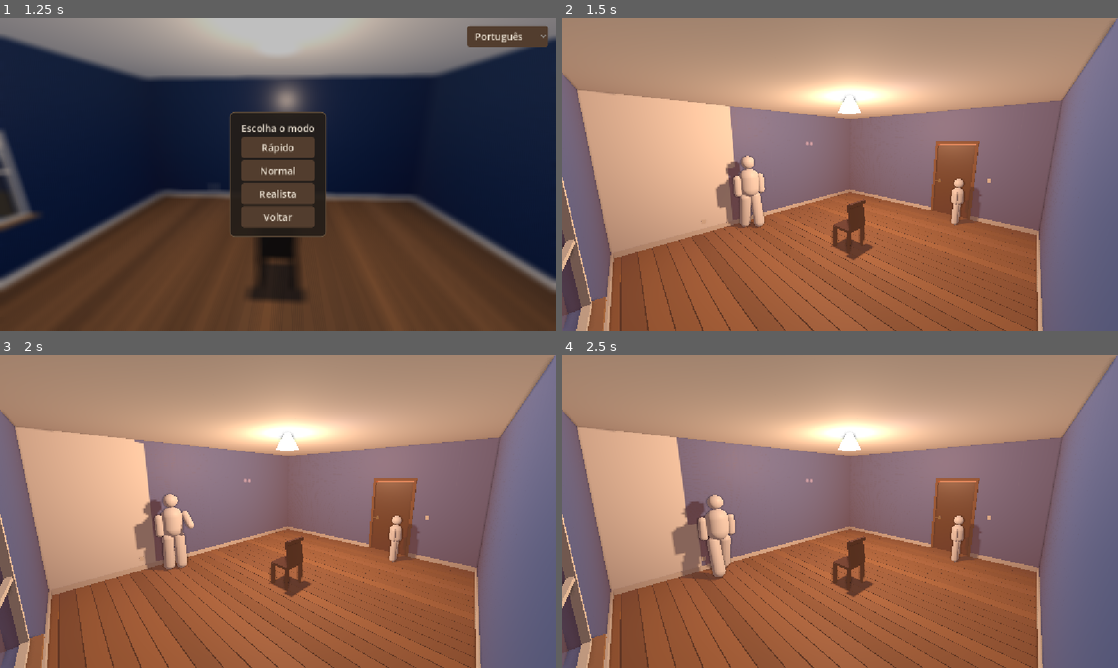
Above: before the commit, frames 1-4 (two rows, left to right).
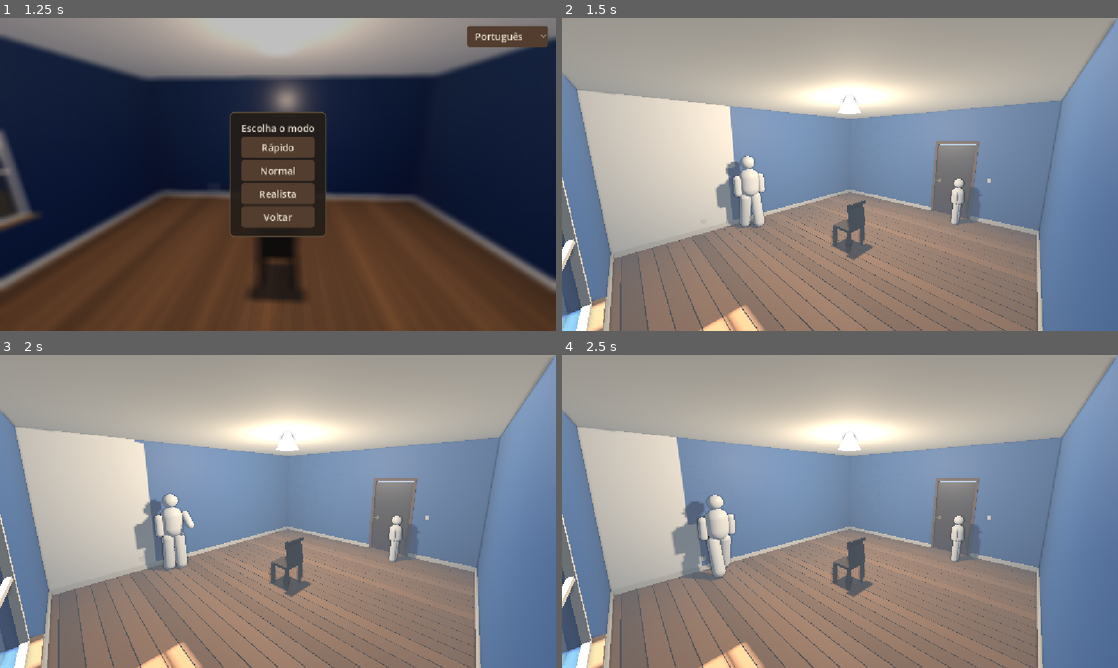
Above: after the commit, the same moments.

Repository: CaioLeonardoSch/watching-paint-dry
Game: Godot game, scene res://scenes/menu_principal.tscn
Two runs of this game, one before a commit and one after it. Both use one fixed random seed, a clock stepped at 60 frames per second and the inputs below.
Inputs (mouse positions are in pixels of both pictures, inside the frame that each line leads up to):
- Up to frame 1 (1.25 s): click "Jogar" at 0.5 s
- Up to frame 2 (1.5 s): click "Rápido" at 1.25 s
- Up to frame 3 (2 s): no input
- Up to frame 4 (2.5 s): move the mouse to (962, 495) at 2.02 s

Frame 1 is identical in both runs. In frame 2, 100% of the frame differs, in the area x 0-100%, y 0-100%; in frame 3, 100%; in frame 4, 100%.

Commit message:
refactor: remove ciclo de dia e noite, luz fixa de meio da tarde

Diff:
--- a/scenes/quarto.tscn
+++ b/scenes/quarto.tscn
@@ -2,7 +2,7 @@
 
 [ext_resource type="Script" uid="uid://d3yk1dyid6fkn" path="res://scripts/inicializar_quarto.gd" id="1_init"]
 [ext_resource type="Script" uid="uid://bjpbgoqjrk81g" path="res://scripts/camera_cadeira.gd" id="2_cam"]
-[ext_resource type="Script" uid="uid://b6vgly7k0uohb" path="res://scripts/ciclo_dia_noite.gd" id="3_sol"]
+[ext_resource type="Script" path="res://scripts/ambiente_dia.gd" id="3_sol"]
 [ext_resource type="PackedScene" path="res://scenes/tio.tscn" id="5_tio"]
 [ext_resource type="PackedScene" path="res://scenes/garotinha.tscn" id="6_garotinha"]
 [ext_resource type="Script" path="res://scripts/ciclo_pintura.gd" id="7_ciclo"]
@@ -42,29 +42,17 @@
 environment = SubResource("Environment_wt0rd")
 
 [node name="Sol" type="DirectionalLight3D" parent="." unique_id=637477824 unique_name_in_owner=true]
-transform = Transform3D(0.866025, -0.433013, 0.25, 0, 0.5, 0.866025, -0.5, -0.75, 0.433013, 0, 8, 0)
-light_energy = 1.5
+transform = Transform3D(1, 0, 0, 0, 1, 0, 0, 0, 1, 0, 8, 0)
 shadow_enabled = true
 script = ExtResource("3_sol")
-duracao_dia_segundos = 10.0
-
-[node name="Lua" type="DirectionalLight3D" parent="." unique_id=2010000009]
-transform = Transform3D(0.866025, -0.433013, 0.25, 0, 0.5, 0.866025, -0.5, -0.75, 0.433013, 0, 8, 0)
-shadow_enabled = false
 
 [node name="LuzJanela" type="AreaLight3D" parent="." unique_id=2010000020 unique_name_in_owner=true]
 transform = Transform3D(0, 0, 1, 0, 1, 0, -1, 0, 0, -3.42, 1.4, 0)
 light_color = Color(0.95, 0.93, 0.88, 1)
-light_energy = 1.6
+light_energy = 1.9
 shadow_enabled = true
 area_size = Vector2(2.0, 1.2)
 area_range = 7.0
-
-[node name="LuzNoite" type="OmniLight3D" parent="." unique_id=1615089129]
-transform = Transform3D(1, 0, 0, 0, 1, 0, 0, 0, 1, 0, 2.5, 0)
-light_color = Color(0.3, 0.35, 0.6, 1)
-light_energy = 0.08
-omni_range = 12.0
 
 [node name="Lampada" type="MeshInstance3D" parent="." unique_id=2010000001]
 transform = Transform3D(1, 0, 0, 0, 1, 0, 0, 0, 1, 0, 2.85, -1)
--- /dev/null
+++ b/scripts/ambiente_dia.gd
@@ -0,0 +1,107 @@
+extends DirectionalLight3D
+
+# ─────────────────────────────────────────────
+#  AMBIENTE DE DIA — luz fixa, sem ciclo
+#
+#  Substitui o antigo ciclo_dia_noite.gd. O ciclo girava sol e lua e
+#  interpolava cor de luz, céu, ambiente e névoa ao longo do dia; na prática
+#  atrapalhava mais do que ajudava, porque o jogo é de observar uma parede
+#  secar devagar e a luz mudando por baixo competia com a única coisa que
+#  deveria estar mudando. Amanhecer e entardecer eram os piores: tingiam o
+#  quarto inteiro de laranja bem no meio da observação.
+#
+#  Agora é sempre meio da tarde: sol alto o bastante pra ser dia claro, com
+#  inclinação suficiente pra entrar pela janela e desenhar sombra legível.
+#  Configura tudo uma vez em _ready() e não roda _process — nada aqui muda
+#  depois, de propósito.
+# ─────────────────────────────────────────────
+
+## Direção do sol. Vem de oeste (onde está a janela), 52° acima do horizonte:
+## alto o suficiente pra não ter cara de fim de tarde, inclinado o suficiente
+## pra luz entrar pelo vão em vez de bater no telhado.
+const ELEVACAO_GRAUS: float = -52.0
+const AZIMUTE_GRAUS: float = -90.0
+
+const COR_SOL: Color = Color(1.0, 0.97, 0.90)
+const ENERGIA_SOL: float = 1.4
+
+## Céu de dia limpo. O horizonte é mais claro e leitoso que o zênite — é o que
+## dá leitura de "céu" em vez de gradiente azul chapado.
+const COR_ZENITE: Color = Color(0.38, 0.55, 0.82)
+const COR_HORIZONTE: Color = Color(0.74, 0.82, 0.90)
+
+## Ambiente DESSATURADO de propósito: incide em tudo por igual, inclusive nas
+## faces internas do quarto. Usar a cor cheia do céu pinta o cômodo todo de
+## azul, do mesmo jeito que a cor do pôr do sol o pintava de laranja.
+const COR_AMBIENTE: Color = Color(0.80, 0.83, 0.88)
+const ENERGIA_AMBIENTE: float = 0.24
+
+# Caminho relativo, não %NomeUnico — nome único já resolveu pra null sem
+# motivo claro neste projeto antes (ver convenção no PROJETO.md).
+@onready var _world_env: WorldEnvironment = $"../WorldEnvironment"
+
+
+func _ready() -> void:
+	set_process(false)  # nada aqui é animado
+
+	rotation_degrees = Vector3(ELEVACAO_GRAUS, AZIMUTE_GRAUS, 0.0)
+	light_color  = COR_SOL
+	light_energy = ENERGIA_SOL
+
+	_configurar_ceu()
+	_configurar_ambiente()
+
+
+func _configurar_ceu() -> void:
+	if _world_env == null or _world_env.environment == null:
+		return
+	var ceu := _world_env.environment.sky
+	if ceu == null:
+		return
+	var material := ceu.sky_material as ProceduralSkyMaterial
+	if material == null:
+		return
+
+	material.sky_top_color        = COR_ZENITE
+	material.sky_horizon_color    = COR_HORIZONTE
+	material.ground_horizon_color = COR_HORIZONTE * 0.6
+	material.ground_bottom_color  = COR_ZENITE * 0.4
+	material.sky_cover            = _criar_textura_nuvens()
+	material.sky_cover_modulate   = Color(1.0, 1.0, 1.0)
+
+
+func _configurar_ambiente() -> void:
+	if _world_env == null or _world_env.environment == null:
+		return
+	var env := _world_env.environment
+	env.ambient_light_color  = COR_AMBIENTE
+	env.ambient_light_energy = ENERGIA_AMBIENTE
+	# A névoa é o céu visto lá fora, então mantém a cor cheia do horizonte.
+	env.fog_light_color = COR_HORIZONTE
+
+
+## Nuvens do céu. Diferente do MateriaisProcedurais.criar_textura_ruido (que dá
+## uma textura RGB opaca, boa pra variar tom de parede/chão), aqui a nuvem
+## precisa de alfa variando com o ruído — pedaços de céu limpo (transparente) e
+## blobs de nuvem (opacos), não um tingimento uniforme. Já foi tentado sem o
+## alfa variando e o resultado é um véu chapado, não nuvem.
+func _criar_textura_nuvens() -> NoiseTexture2D:
+	var ruido := FastNoiseLite.new()
+	ruido.noise_type = FastNoiseLite.TYPE_SIMPLEX
+	ruido.frequency  = 0.004
+	ruido.fractal_octaves = 4
+
+	var textura := NoiseTexture2D.new()
+	textura.noise  = ruido
+	textura.width  = 512
+	textura.height = 256
+	textura.seamless = true
+
+	var rampa := Gradient.new()
+	rampa.set_offset(0, 0.42)
+	rampa.set_color(0, Color(1, 1, 1, 0.0))
+	rampa.set_offset(1, 0.72)
+	rampa.set_color(1, Color(1, 1, 1, 0.85))
+	textura.color_ramp = rampa
+
+	return textura
--- a/scripts/cenario_externo.gd
+++ b/scripts/cenario_externo.gd
@@ -19,7 +19,7 @@
 
 ## Alcance do jardim em X, além da parede — bem maior que o necessário pro
 ## enquadramento perto da janela, pra empurrar a borda do plano pra dentro
-## da névoa (ver quarto.tscn::Environment e ciclo_dia_noite.gd::_atualizar_luz).
+## da névoa (ver quarto.tscn::Environment e ambiente_dia.gd).
 const ALCANCE_JARDIM: float = 220.0
 
 
--- a/scripts/ciclo_dia_noite.gd
+++ /dev/null
@@ -1,212 +0,0 @@
-extends DirectionalLight3D
-
-# ─────────────────────────────────────────────
-#  CICLO DE DIA E NOITE
-#
-#  Este script vai no nó DirectionalLight3D que representa o sol.
-#  Ele gira o sol (e a lua) ao longo do dia, muda cor/intensidade da luz e
-#  do céu, usando Gradients montados em código (sem sub_resource no .tscn,
-#  mesmo padrão do resto do projeto — tudo procedural em _ready()).
-# ─────────────────────────────────────────────
-
-# Duração de um dia completo em segundos (300 = 5 minutos de jogo = 1 dia)
-@export var duracao_dia_segundos: float = 300.0
-
-# Hora inicial do dia (0.0 = meia-noite, 0.5 = meio-dia, 0.25 = 6h da manhã)
-@export var hora_inicial: float = 0.25
-
-# Tempo acumulado interno (começa na hora_inicial convertida em segundos)
-var _tempo: float = 0.0
-
-var _gradiente_luz: Gradient
-var _gradiente_ceu_horizonte: Gradient
-var _gradiente_ceu_zenite: Gradient
-var _sky_material: ProceduralSkyMaterial
-
-# Referência ao WorldEnvironment para trocar o sky ao longo do dia.
-# Caminho relativo, não %NomeUnico — nome único já resolveu pra null sem
-# motivo claro neste projeto antes (ver convenção em CLAUDE.md).
-@onready var _world_env: WorldEnvironment = $"../WorldEnvironment"
-@onready var _lua: DirectionalLight3D      = $"../Lua"
-
-## Luz de área no vão da janela. É ela que faz o papel de "o céu entra por
-## aqui": dá penumbra macia que direcional nenhuma dá, e permite baixar o sol
-## direto — que estourava a cor da parede e desenhava um retângulo de borda
-## dura, mais parecendo um decalque que luz.
-@onready var _luz_janela: Light3D = $"../LuzJanela"
-
-
-func _ready() -> void:
-	# Autoconfigura a partir do modo de jogo ativo — o valor no .tscn é só um
-	# default de Inspector, não é mais autoridade (ver estado_jogo.gd)
-	duracao_dia_segundos = EstadoJogo.duracao_dia_atual()
-
-	_tempo = hora_inicial * duracao_dia_segundos
-	_montar_gradientes()
-
-	if _world_env and _world_env.environment and _world_env.environment.sky:
-		_sky_material = _world_env.environment.sky.sky_material as ProceduralSkyMaterial
-		if _sky_material:
-			_sky_material.sky_cover = _criar_textura_nuvens()
-
-	_atualizar_luz()
-
-
-## Nuvens do céu. Diferente do MateriaisProcedurais.criar_textura_ruido (que dá
-## uma textura RGB opaca, boa pra variar tom de parede/chão), aqui a nuvem
-## precisa de alfa variando com o ruído — pedaços de céu limpo (transparente)
-## e blobs de nuvem (opacos), não um tingimento uniforme.
-func _criar_textura_nuvens() -> NoiseTexture2D:
-	var ruido := FastNoiseLite.new()
-	ruido.noise_type      = FastNoiseLite.TYPE_PERLIN
-	ruido.frequency       = 0.015
-	ruido.fractal_octaves = 4
-
-	var rampa := Gradient.new()
-	rampa.set_offsets(PackedFloat32Array([0.0, 0.55, 0.7, 1.0]))
-	rampa.set_colors(PackedColorArray([
-		Color(1, 1, 1, 0.0),  # céu limpo
-		Color(1, 1, 1, 0.0),
-		Color(1, 1, 1, 0.7),  # borda da nuvem
-		Color(1, 1, 1, 1.0),  # centro denso
-	]))
-
-	var textura := NoiseTexture2D.new()
-	textura.width      = 1024
-	textura.height     = 512
-	textura.seamless   = true
-	textura.color_ramp = rampa
-	textura.noise      = ruido
-	return textura
-
-
-func _process(delta: float) -> void:
-	# Avança o tempo e faz loop quando chega em 1 dia completo
-	_tempo += delta
-	if _tempo >= duracao_dia_segundos:
-		_tempo -= duracao_dia_segundos
-
-	_atualizar_luz()
-
-
-## Paradas mais densas perto do nascer/pôr do sol, achatadas no meio-dia e
-## na meia-noite — dá uma transição rápida e "bonita" sem precisar de mais
-## matemática de easing. Tudo espelhado em torno de fracao_dia=0.5 (meio-dia).
-func _montar_gradientes() -> void:
-	_gradiente_luz = Gradient.new()
-	_gradiente_luz.set_offsets(PackedFloat32Array([
-		0.0, 0.20, 0.235, 0.27, 0.32, 0.5, 0.68, 0.73, 0.765, 0.80, 1.0,
-	]))
-	_gradiente_luz.set_colors(PackedColorArray([
-		Color(0.05, 0.05, 0.15),  # 0.00 noite
-		Color(0.15, 0.12, 0.35),  # 0.20 crepúsculo índigo (antes do amanhecer)
-		Color(1.00, 0.35, 0.15),  # 0.235 nascer do sol, laranja-avermelhado
-		Color(1.00, 0.75, 0.45),  # 0.27 hora dourada
-		Color(1.00, 0.95, 0.85),  # 0.32 manhã morna
-		Color(1.00, 0.98, 0.95),  # 0.50 meio-dia, branco-azulado neutro
-		Color(1.00, 0.95, 0.85),  # 0.68 tarde morna
-		Color(1.00, 0.75, 0.45),  # 0.73 hora dourada (entardecer)
-		Color(1.00, 0.35, 0.15),  # 0.765 pôr do sol
-		Color(0.15, 0.12, 0.35),  # 0.80 crepúsculo índigo (depois do pôr do sol)
-		Color(0.05, 0.05, 0.15),  # 1.00 noite (mesma cor de 0.0, fecha o loop)
-	]))
-
-	_gradiente_ceu_horizonte = Gradient.new()
-	_gradiente_ceu_horizonte.set_offsets(_gradiente_luz.offsets)
-	_gradiente_ceu_horizonte.set_colors(PackedColorArray([
-		Color(0.02, 0.02, 0.06),
-		Color(0.20, 0.14, 0.32),
-		Color(0.85, 0.45, 0.30),
-		Color(0.95, 0.65, 0.45),
-		Color(0.80, 0.85, 0.92),
-		Color(0.75, 0.85, 0.95),
-		Color(0.80, 0.85, 0.92),
-		Color(0.95, 0.65, 0.45),
-		Color(0.85, 0.45, 0.30),
-		Color(0.20, 0.14, 0.32),
-		Color(0.02, 0.02, 0.06),
-	]))
-
-	_gradiente_ceu_zenite = Gradient.new()
-	_gradiente_ceu_zenite.set_offsets(_gradiente_luz.offsets)
-	_gradiente_ceu_zenite.set_colors(PackedColorArray([
-		Color(0.01, 0.01, 0.03),
-		Color(0.08, 0.08, 0.20),
-		Color(0.25, 0.30, 0.55),
-		Color(0.20, 0.35, 0.65),
-		Color(0.30, 0.50, 0.80),
-		Color(0.25, 0.45, 0.78),
-		Color(0.30, 0.50, 0.80),
-		Color(0.20, 0.35, 0.65),
-		Color(0.25, 0.30, 0.55),
-		Color(0.08, 0.08, 0.20),
-		Color(0.01, 0.01, 0.03),
-	]))
-
-
-func _atualizar_luz() -> void:
-	# fração_dia vai de 0.0 (meia-noite) a 1.0 (próxima meia-noite)
-	var fracao_dia: float = _tempo / duracao_dia_segundos
-
-	# ── Rotação do sol e da lua ─────────────────────────────────
-	# O sol percorre 360° num dia. 0° = meia-noite (abaixo do horizonte),
-	# 90° (0.25) = nascer do sol, 180° (0.5) = meio-dia, 270° = pôr do sol.
-	# A lua fica sempre no lado oposto do céu — nasce quando o sol se põe.
-	var angulo_solar: float = fracao_dia * 360.0 - 90.0
-	rotation_degrees.x = angulo_solar
-	rotation_degrees.z = -30.0
-
-	if _lua:
-		_lua.rotation_degrees.x = angulo_solar + 180.0
-		_lua.rotation_degrees.z = -30.0
-
-	# ── Intensidade da luz ──────────────────────────────────────
-	# sin(ângulo) > 0 quando o astro está acima do horizonte.
-	var altura_solar: float = sin(deg_to_rad(angulo_solar + 90.0))
-	# Mais fraco que antes (era 2.5): o sol direto lavava a cor da parede onde
-	# entrava pela janela. Agora quem carrega a luz de dia é a AreaLight3D do
-	# vão, e o direcional só desenha o recorte.
-	light_energy = max(0.0, altura_solar) * 1.4
-
-	if _lua:
-		var altura_lunar: float = -altura_solar
-		_lua.light_energy = max(0.0, altura_lunar) * 0.4
-		_lua.light_color  = Color(0.6, 0.65, 0.85)
-
-	# A janela acompanha o dia, mas com cor bem menos saturada que o céu: o que
-	# entra num cômodo é luz rebatida, não o disco do sol.
-	if _luz_janela:
-		_luz_janela.light_energy = clampf(max(0.0, altura_solar) * 2.2 + 0.12, 0.12, 2.2)
-
-	# ── Cor da luz e do céu (temperatura de cor) ───────────────
-	light_color = _gradiente_luz.sample(fracao_dia)
-	var cor_horizonte: Color = _gradiente_ceu_horizonte.sample(fracao_dia)
-	var cor_zenite: Color    = _gradiente_ceu_zenite.sample(fracao_dia)
-
-	if _sky_material:
-		_sky_material.sky_horizon_color    = cor_horizonte
-		_sky_material.sky_top_color        = cor_zenite
-		_sky_material.ground_horizon_color = cor_horizonte * 0.5
-		_sky_material.ground_bottom_color  = cor_zenite * 0.3
-		# Nuvens seguem a mesma temperatura de cor do horizonte — ficam
-		# alaranjadas no crepúsculo, escuras à noite, neutras de dia
-		_sky_material.sky_cover_modulate = cor_horizonte
-
-	# ── Luz ambiente e névoa (simulam céu e reflexo) ───────────
-	# Mesmo à noite, há um pouco de luz da lua/estrelas. A névoa acompanha a
-	# mesma temperatura do horizonte — sem isso ficaria cinza fixo enquanto
-	# o céu muda de cor ao longo do dia.
-	if _world_env and _world_env.environment:
-		var env := _world_env.environment
-		var brilho_ambiente: float = clamp(altura_solar * 0.22 + 0.03, 0.03, 0.22)
-		env.ambient_light_energy = brilho_ambiente
-		# A ambiente é DESSATURADA de propósito. Ela incide em tudo por igual,
-		# inclusive nas faces internas do quarto — usar a cor crua do horizonte
-		# deixava o quarto inteiro laranja no fim da tarde, como se o pôr do sol
-		# atravessasse as paredes. Luz de céu que entra por uma janela chega
-		# rebatida e bem mais neutra que o céu em si.
-		env.ambient_light_color = cor_horizonte.lerp(Color(0.82, 0.84, 0.88), 0.72)
-		if _luz_janela:
-			_luz_janela.light_color = cor_horizonte.lerp(Color(0.94, 0.95, 0.97), 0.55)
-		# A névoa é o céu de verdade, vista lá fora — essa mantém a cor cheia.
-		env.fog_light_color = cor_horizonte
--- a/scripts/ciclo_pintura.gd
+++ b/scripts/ciclo_pintura.gd
@@ -5,12 +5,12 @@
 #
 #  O tio dá uma VOLTA COMPLETA no quarto, sempre no mesmo sentido: da direita
 #  para a esquerda do ponto de vista da garotinha sentada (ela olha pro norte),
-#  ou seja Leste, Norte, Oeste, Sul. Ele pinta ANDANDO — a frente de tinta no
-#  shader avança junto com ele, então a cor nova vai cobrindo a antiga aos
-#  poucos e cada trecho já começa a secar assim que o rolo passa.
+#  ou seja Leste, Norte, Oeste, Sul. Ele pinta ANDANDO — o rolo (trajeto_rolo.gd)
+#  vai carimbando a máscara da parede enquanto ele caminha, então cada trecho já
+#  começa a secar assim que o rolo passa.
 #
-#  - ABERTURA: o tio já pintou 3 paredes antes do jogador chegar (cada uma um
-#    pouco mais seca que a seguinte) e está terminando a última (Sul) em cena.
+#  - ABERTURA: o tio já pintou 3 paredes antes do jogador chegar (num escalonamento
+#    curto de secagem entre elas) e está terminando a última (Norte) em cena.
 #  - Demãos seguintes: circuito completo, uma parede de cada vez.
 #  - Depois da 3ª demão: pergunta se gostou. Trocar de cor recomeça o ciclo,
 #    também com o tio dando a volta (o jogador está vendo, não pode teleportar
@@ -95,7 +95,6 @@
 @onready var _garotinha: Garotinha          = $"../Garotinha"
 @onready var _camera_cadeira: CameraCadeira = $"../Camera3D"
 @onready var _camera_cutscene: Camera3D     = $"../CameraCutscene"
-@onready var _sol: Node3D                   = $"../Sol"
 @onready var _dialogo: DialogoPintura       = $"../DialogoPintura"
 @onready var _porta: Porta                  = $"../Porta"
 
@@ -150,7 +149,6 @@
 	_tio.hide()
 	_garotinha.hide()
 	_camera_cadeira.ativar()
-	_sol.set_process(true)
 
 	cor_atual   = _carregar_cor(EstadoJogo.dados.cor_atual_nome)
 	demao_atual = EstadoJogo.dados.demao_atual
@@ -169,7 +167,6 @@
 func _sequencia_abertura() -> void:
 	estado = Estado.INTRO
 	_camera_cutscene.look_at(PONTO_OLHAR_CUTSCENE, Vector3.UP)
-	_sol.set_process(false)  # dia/noite pausado durante a cutscene, pra não "piscar" rápido demais
 
 	# As outras 3 paredes já foram pintadas antes do jogador chegar. Carimba de
 	# uma vez (sem animar) pra elas terem a marca de rolo de verdade, não cor
@@ -208,7 +205,6 @@
 	await _tio.ir_ate(PONTO_PERTO_CADEIRA_TIO, 2.5)
 	await _garotinha_entra_e_senta()
 	_camera_cadeira.ativar()
-	_sol.set_process(true)
 	await _tio_sai()
 
 	estado = Estado.SECANDO
--- a/scripts/estado_jogo.gd
+++ b/scripts/estado_jogo.gd
@@ -64,10 +64,6 @@
 	return ModoJogo.TEMPO_SECAGEM[modo_atual]
 
 
-func duracao_dia_atual() -> float:
-	return ModoJogo.DURACAO_DIA[modo_atual]
-
-
 ## Checkpoint — só chamado depois que uma demão seca de verdade, nunca no
 ## meio da animação (ver ciclo_pintura.gd).
 func salvar_progresso_pintura(nome_cor: String, demao: int) -> void:
--- a/scripts/menu_pausa.gd
+++ b/scripts/menu_pausa.gd
@@ -4,7 +4,7 @@
 #  MENU DE PAUSA — ESC durante o jogo
 #
 #  Pausa de verdade (get_tree().paused) — Tweens e _process de
-#  tio.gd/tinta_secando.gd/ciclo_dia_noite.gd já param sozinhos com a árvore
+#  tio.gd e parede_pintavel.gd já param sozinhos com a árvore
 #  pausada (process_mode herdado, default). Esse nó precisa de
 #  PROCESS_MODE_ALWAYS pra continuar respondendo input com o jogo parado.
 #
--- a/scripts/modo_jogo.gd
+++ b/scripts/modo_jogo.gd
@@ -16,16 +16,11 @@
 	Modo.REALISTA:  "Realista",
 }
 
-## Segundos de secagem por demão, em cada modo.
+## Segundos de secagem por demão, em cada modo. É a única coisa que o modo
+## controla — o ciclo de dia e noite foi removido (ver ambiente_dia.gd), então
+## não há mais duração de dia pra escalar.
 const TEMPO_SECAGEM: Dictionary = {
 	Modo.RAPIDO:   60.0,
 	Modo.NORMAL:   300.0,    # 5 minutos
 	Modo.REALISTA: 7200.0,   # 2 horas de verdade
 }
-
-## Segundos por dia completo (dia/noite), em cada modo.
-const DURACAO_DIA: Dictionary = {
-	Modo.RAPIDO:   360.0,    # 6 minutos
-	Modo.NORMAL:   1200.0,   # 20 minutos
-	Modo.REALISTA: 86400.0,  # 24 horas de verdade
-}
Not shown, added: scripts/ambiente_dia.gd.uid
Not shown, removed: scripts/ciclo_dia_noite.gd.uid
Not shown, changed: PLANO-OVERHAUL-TINTA.md
Not shown, changed: PROJETO.md
